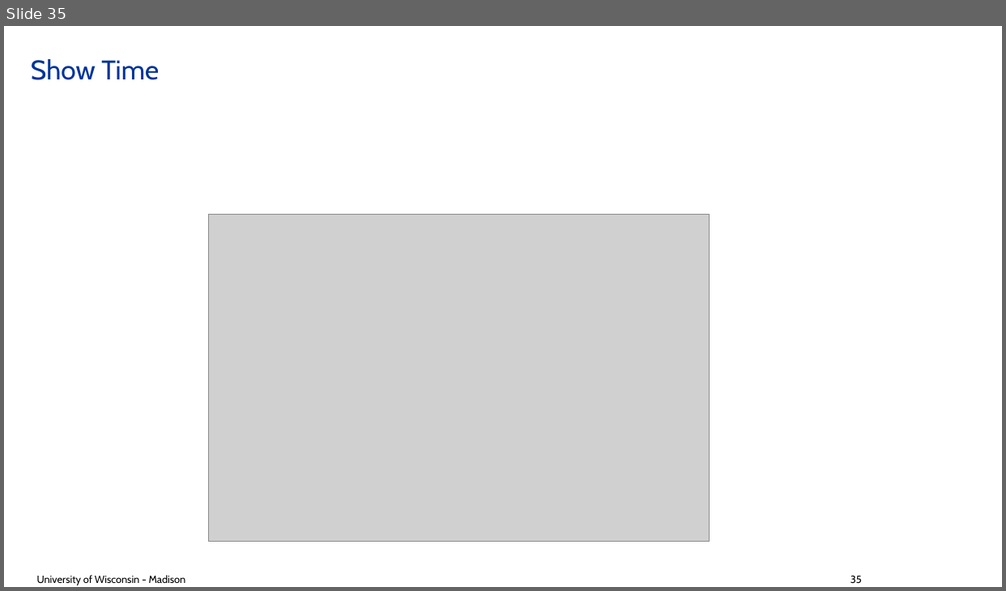
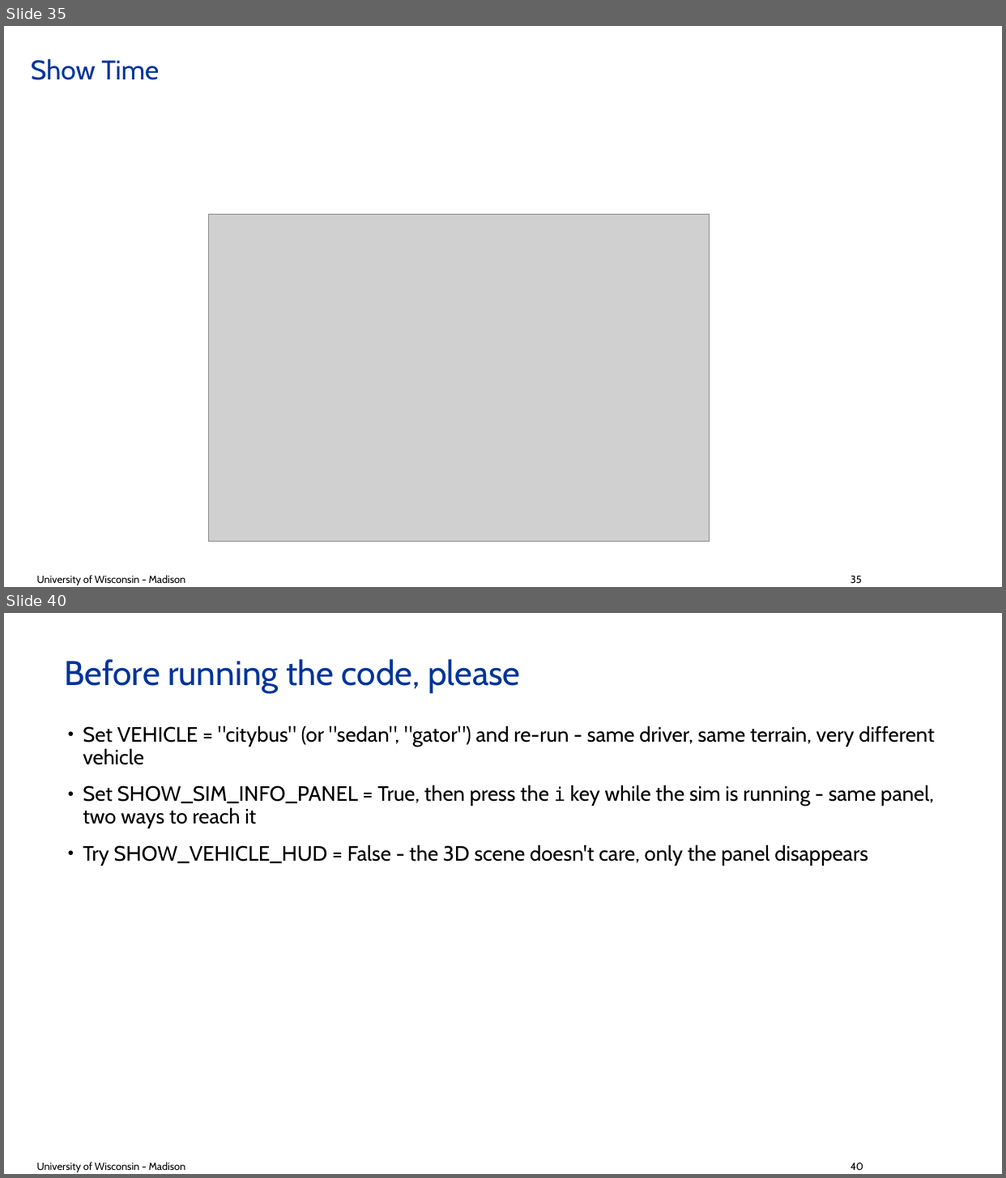
Before and after one commit to ksha23/chrono-hil-tutorial, a slide deck: tutorial_HIL_driver.pptx. Shown one above the other, each under a label of ours: slide 35 before the commit, slides 35 and 40 after it; the slides between them are not shown. The pictures are 1006x591 and 1006x1178 pixels, drawn with LibreOffice and Linux fonts; fonts in the diff are those of the drawing; grey boxes stand for pictures; background and template pictures are left out. Boxes give left, top, right and bottom in pixels: in the first picture for what was removed or moved away, otherwise in the second. Text is boxed around its words. In the diff, an @@ line names an element or a change of style, - is before the commit and + after.

```diff
--- a/tutorial_HIL_driver.pptx
+++ b/tutorial_HIL_driver.pptx
@@ slide 40 added at bbox=[4, 613, 1002, 1174], background #FFFFFF @@
@@ title added at bbox=[64, 659, 521, 692], 33 pt, text #003399 @@
+Before running the code, please
@@ text added at bbox=[83, 726, 935, 866], 20 pt, text #000000 @@
+• Set VEHICLE = "citybus" (or "sedan", "gator") and re-run - same driver, same terrain, very different vehicle
+• Set SHOW_SIM_INFO_PANEL = True, then press the i key while the sim is running - same panel, two ways to reach it
+• Try SHOW_VEHICLE_HUD = False - the 3D scene doesn't care, only the panel disappears
@@ text added at bbox=[37, 1162, 186, 1173], 10 pt, text #000000 @@
+University of Wisconsin - Madison
@@ text added at bbox=[850, 1163, 863, 1170], 10 pt, text #000000 @@
+40
```
Also in this commit, not shown: 4 slides changed, 5 other slides added, 2 other files.
